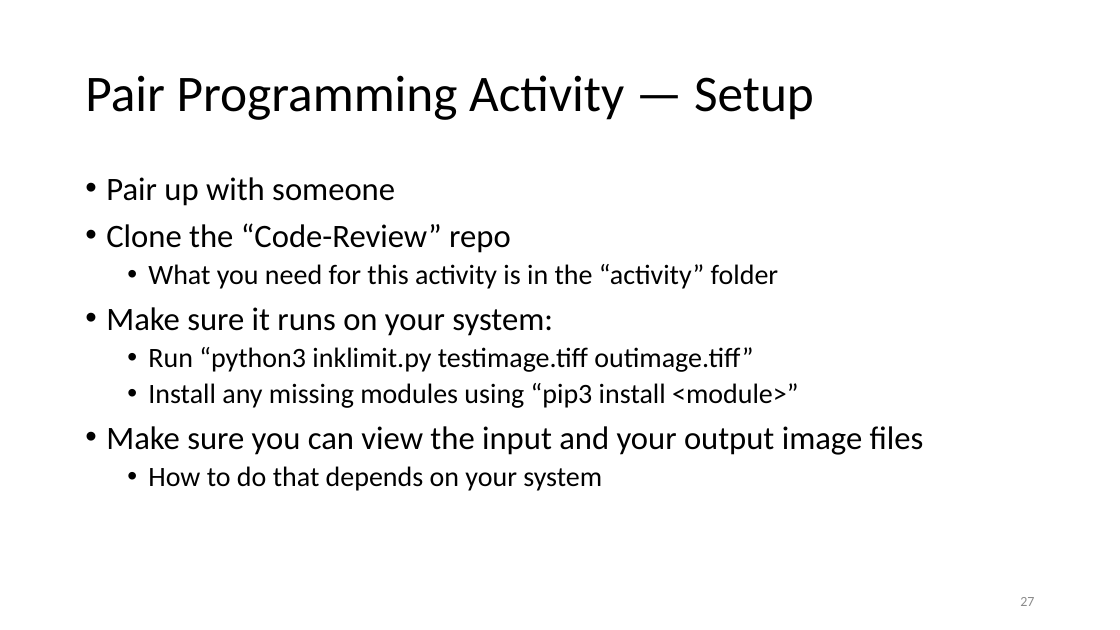
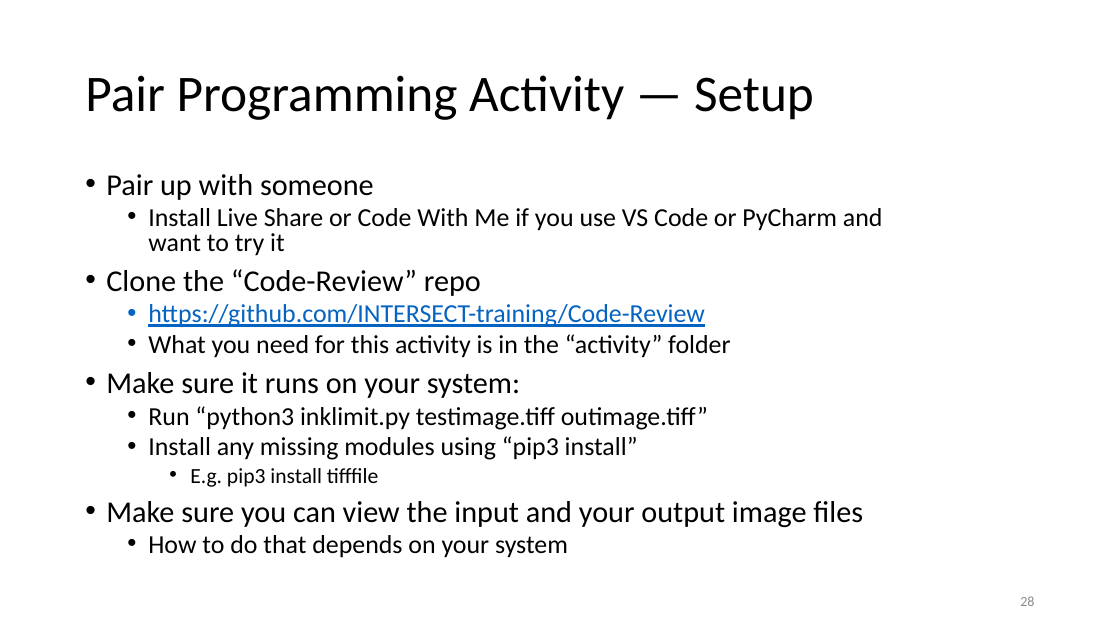
Before and after one commit to birajnp/Code-Review, a slide deck: slide 28 of presentations/CollaborativeConstruction.pptx (slide 27 before the commit). Drawn at 1120x630 pixels with LibreOffice and Linux fonts; fonts in the diff are those of the drawing. Boxes give left, top, right and bottom in pixels: in the first picture for what was removed or moved away, otherwise in the second. Text is boxed around its words. In the diff, an @@ line names an element or a change of style, - is before the commit and + after.

Commit message:
Update presentation with remote collaboration tools for VS Code and PyCharm

```diff
--- a/presentations/CollaborativeConstruction.pptx
+++ b/presentations/CollaborativeConstruction.pptx
@@ text at (x1=106, y1=174, x2=863, y2=558): size 28 to 25.9 pt in "Pair up with someone", "Clone the “Code-Review” repo", "Make sure it runs on your system:", "Make sure you can view the input ..."; size 24 to 22.2 pt in "What you need for this activity is ...", "Run “python3 inklimit.py testimage.tiff outimage.tiff”", "How to do that depends on your ..."; line spacing 0.9 to 0.8 @@
@@ text at (x1=148, y1=208, x2=883, y2=256): paragraph added @@
+  • Install Live Share or Code With Me if you use VS Code or PyCharm and want to try it
@@ text at (x1=148, y1=304, x2=705, y2=327): paragraph added @@
+  • https://github.com/INTERSECT-training/Code-Review
@@ text at (x1=148, y1=436, x2=638, y2=487): text changed; size 24 to 22.2 pt @@
-  • Install any missing modules using “pip3 install <module>”
+  • Install any missing modules using “pip3 install”
+    • E.g. pip3 install tifffile
@@ page number at (x1=1020, y1=596, x2=1034, y2=606): text changed @@
-27
+28
```
Also in this commit, not shown: 1 slide added, 1 other file.
